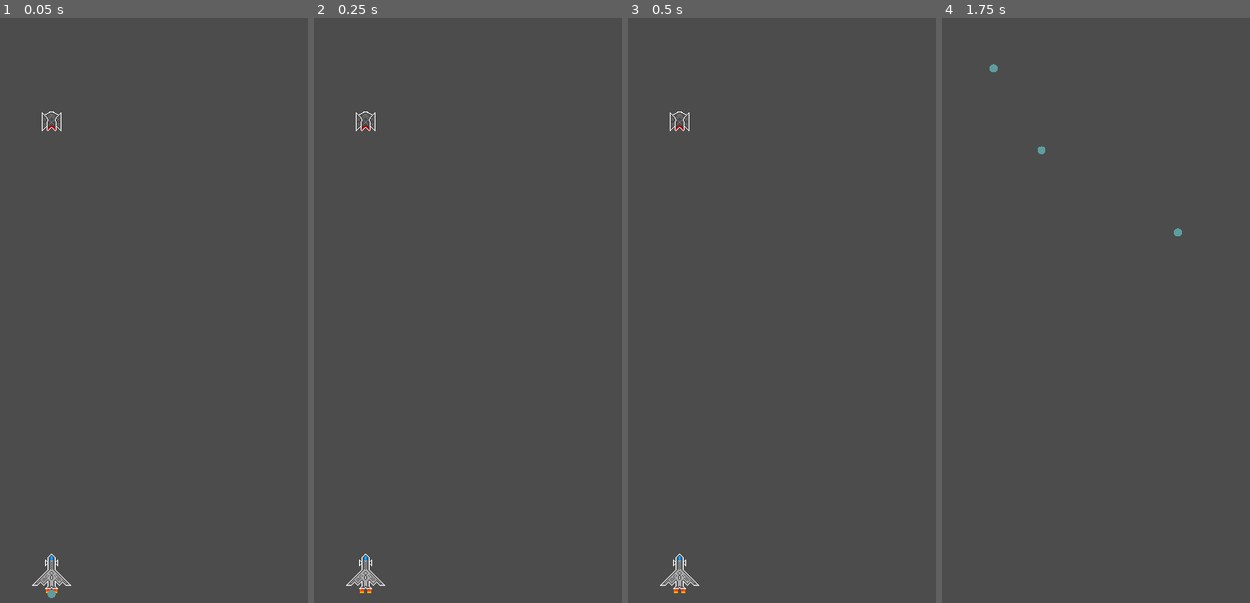
Above: before the commit, frames 1-4 (left to right).
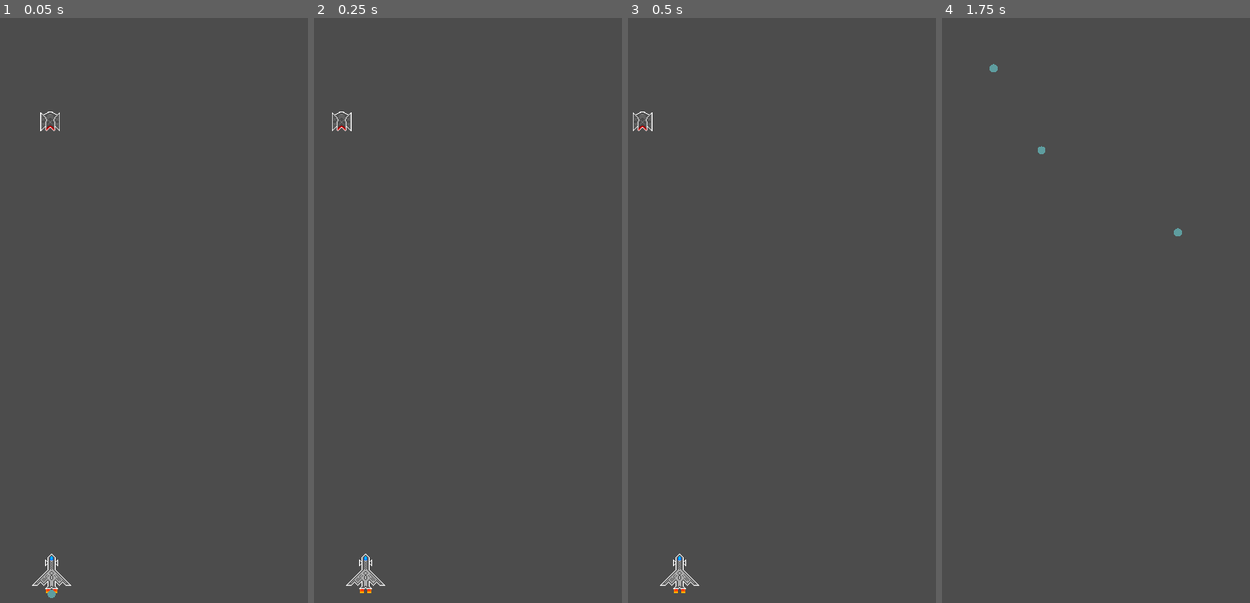
Above: after the commit, the same moments.

Repository: CAABAG/Pixel-Invaders
Game: Godot game, scene res://res/scenes/Main.tscn
Same seed, same stepped clock (60 frames per second), same inputs: the game is played once before the commit and once after it. The project has no main scene, so this scene is started directly.
Inputs (mouse positions are in pixels of both pictures, inside the frame that each line leads up to):
- Up to frame 1 (0.05 s): no input
- Up to frame 2 (0.25 s): no input
- Up to frame 3 (0.5 s): no input
- Up to frame 4 (1.75 s): move the mouse to (1108, 287) at 0.52 s; hold Right (ui_right) 0.53-1.28 s; hold Ctrl 0.53-1.28 s; click (1108, 287) at 0.67 s; tap Space at 0.77, 1.52 s; move the mouse to (outside the picture) at 1.27 s; hold Left (ui_left) from 1.28 s (still down); tap Ctrl at 1.35 s

The runs differ from the first frame. In frame 1, 0.1% of the frame differs, in the area x 13-20%, y 15-20%; in frame 2, 0.2%, in the area x 5-20%, y 15-20%; in frame 3, 0.2%; in frame 4, nothing differs.

Commit message:
Add enemy swinging (#11)
* Add enemy swinging

* Revert Enemy collision shape radius change

* Increase acceleration speed on the enemies

Diff:
--- a/src/Enemy.gd
+++ b/src/Enemy.gd
@@ -1,4 +1,40 @@
 extends Area2D
+
+const speed = 80
+const max_speed = 160
+var direction = -1 # -1 = left, 1 = right
+var movement = 0
+
+var min_x_pos
+var max_x_pos
+
+func _ready():
+	position.x = (min_x_pos + max_x_pos)/2
+
+func acceleration(factor):
+	return speed * factor
+
+func swing():
+	if movement > max_speed:
+		movement = max_speed
+	if movement < -max_speed:
+		movement = -max_speed
+	match direction:
+		-1:
+			if get_global_position().x > min_x_pos:
+				movement -= acceleration(.2)
+				return
+			direction = 1
+		1:
+			if get_global_position().x < max_x_pos:
+				movement += acceleration(.2)
+				return
+			direction = -1
+
+func _process(delta):
+	swing()
+	position.x += movement * delta
+	$AnimatedSprite.animation = "default"
 
 func hit():
 	queue_free()
--- a/src/Main.gd
+++ b/src/Main.gd
@@ -2,12 +2,14 @@
 
 export (PackedScene) var Enemy
 
+var swing_range = 30
 var screen_size
 
 func _ready():
 	screen_size = get_viewport_rect().size
 	var alien = Enemy.instance()
-	alien.position.x = screen_size.x/2
+	alien.min_x_pos = screen_size.x/2 - swing_range
+	alien.max_x_pos = screen_size.x/2 + swing_range
 	alien.position.y = screen_size.y/5
 	add_child(alien)
 	alien.add_to_group("aliens")
